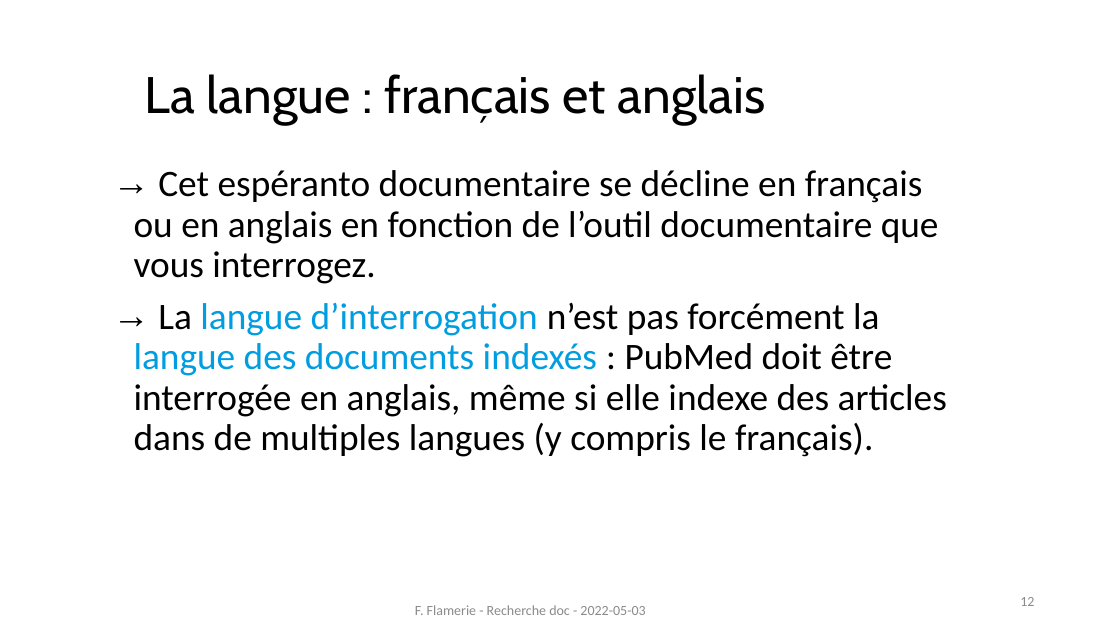
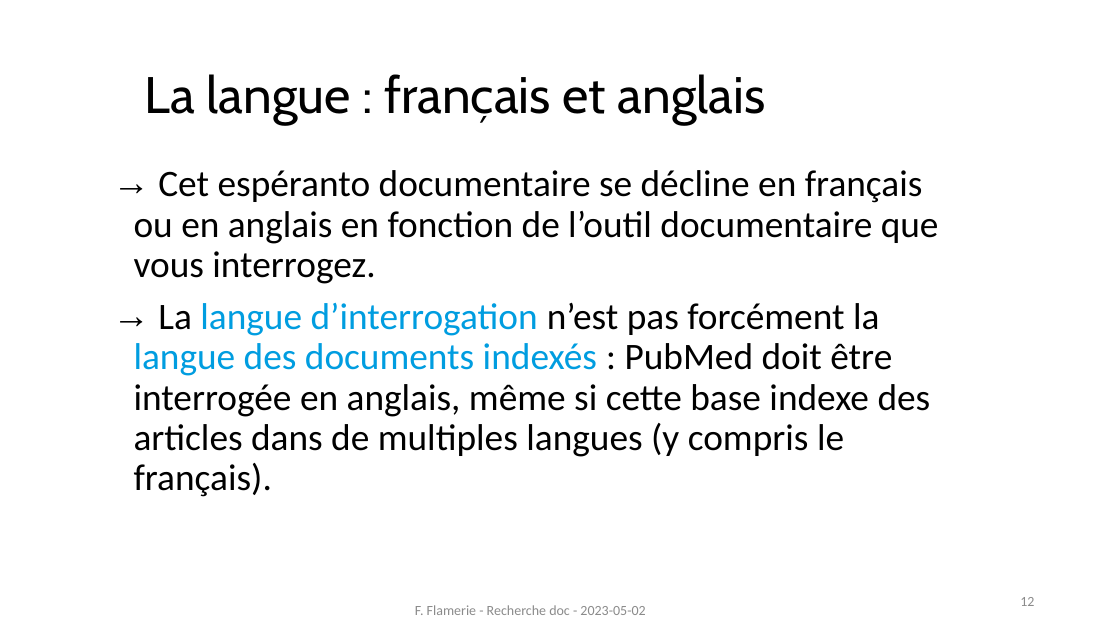
Before and after one commit to fflamerie/formbiblio, a slide deck: slide 12 of docs/module1-1_rech_biblio.pptx. Drawn at 1120x630 pixels with LibreOffice and Linux fonts; fonts in the diff are those of the drawing. Boxes give left, top, right and bottom in pixels: in the first picture for what was removed or moved away, otherwise in the second. Text is boxed around its words. In the diff, an @@ line names an element or a change of style, - is before the commit and + after.

```diff
--- a/docs/module1-1_rech_biblio.pptx
+++ b/docs/module1-1_rech_biblio.pptx
@@ text at <box>134,302,931,497</box>: text changed @@
-→ La langue d’interrogation n’est pas forcément la langue des documents indexés : PubMed doit être interrogée en anglais, même si elle indexe des articles dans de multiples langues (y compris le français).
+→ La langue d’interrogation n’est pas forcément la langue des documents indexés : PubMed doit être interrogée en anglais, même si cette base indexe des articles dans de multiples langues (y compris le français).
@@ text at <box>415,605,645,615</box>: text changed @@
-F. Flamerie - Recherche doc - 2022-05-03
+F. Flamerie - Recherche doc - 2023-05-02
```
Also in this commit, not shown: 29 other slides changed, 3 slides added, 3 slides removed, 7 other files.
